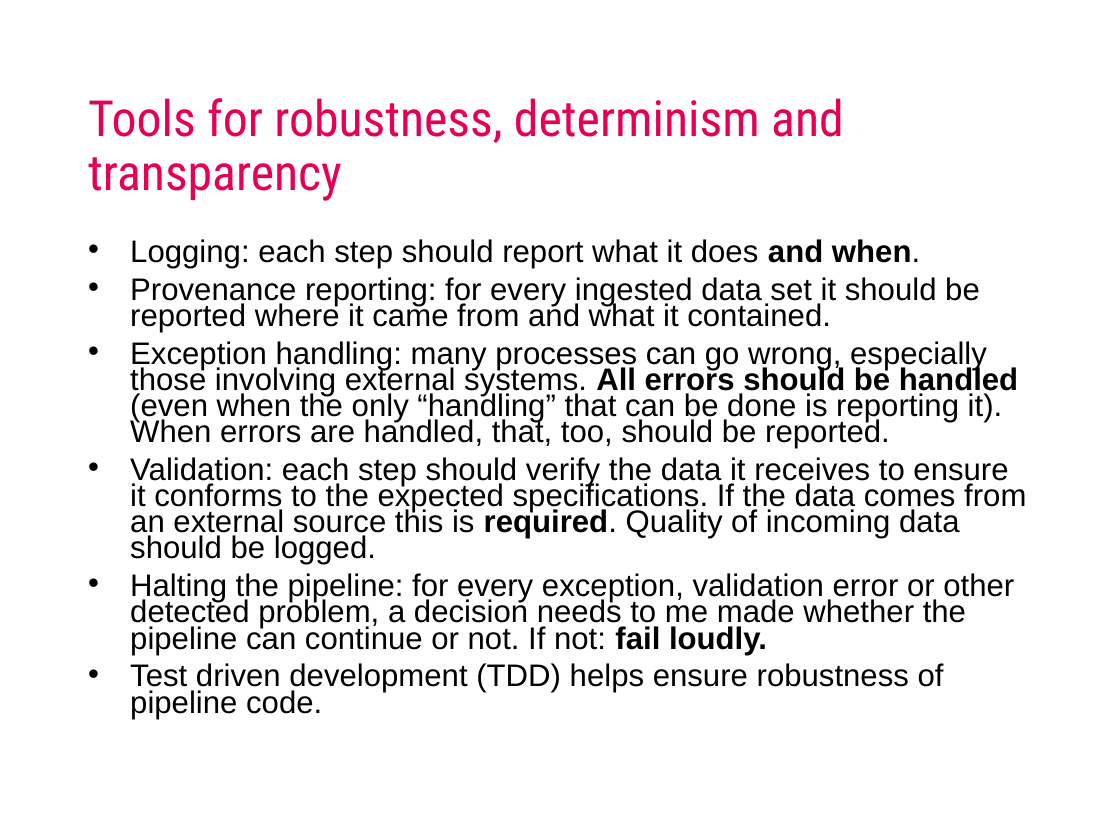
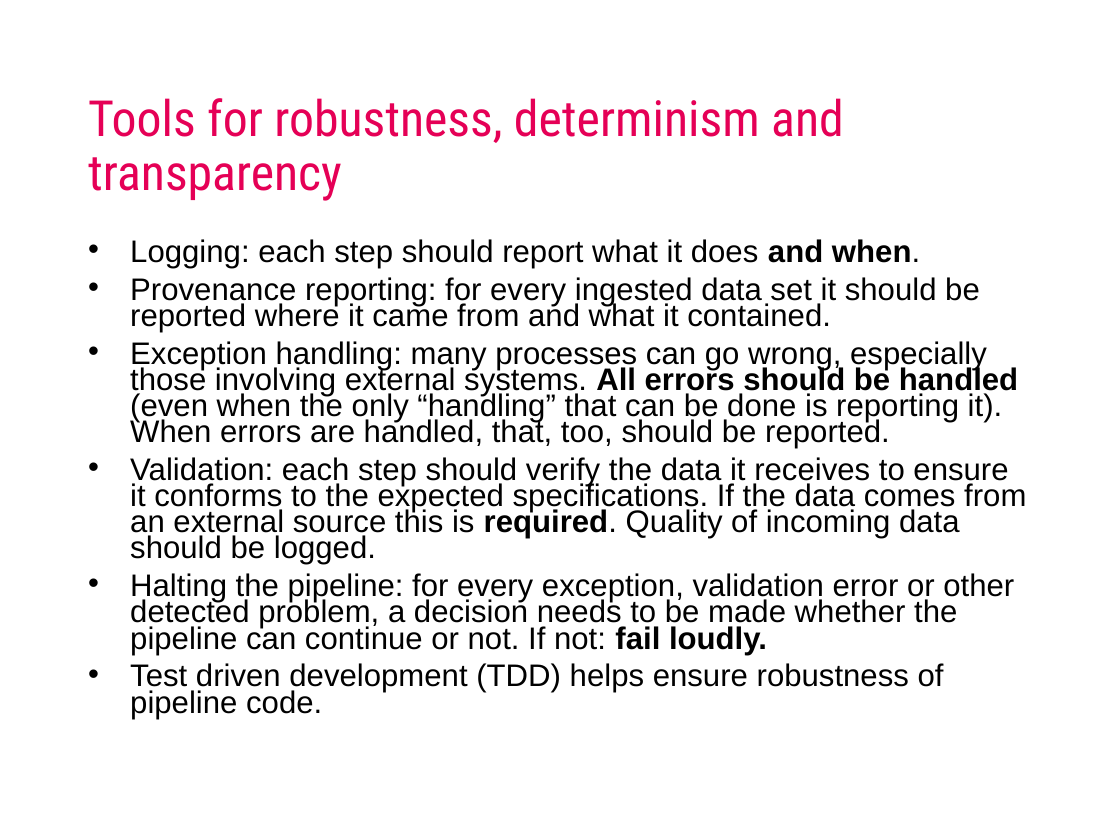
Before and after one commit to AIM-MADS-DATEXP/workshop-pipelines, a slide deck: slide 9 of lecture_pipelines.pptx. Drawn at 1120x840 pixels with LibreOffice and Linux fonts; fonts in the diff are those of the drawing; background and template pictures are left out. Boxes give left, top, right and bottom in pixels: in the first picture for what was removed or moved away, otherwise in the second. Text is boxed around its words. In the diff, an @@ line names an element or a change of style, - is before the commit and + after.

Commit message:
fix typo

```diff
--- a/lecture_pipelines.pptx
+++ b/lecture_pipelines.pptx
@@ text at (130, 573, 1014, 655): text changed @@
-• Halting the pipeline: for every exception, validation error or other detected problem, a decision needs to me made whether the pipeline can continue or not. If not: fail loudly.
+• Halting the pipeline: for every exception, validation error or other detected problem, a decision needs to be made whether the pipeline can continue or not. If not: fail loudly.
```
Also in this commit, not shown: 1 other slide changed.
